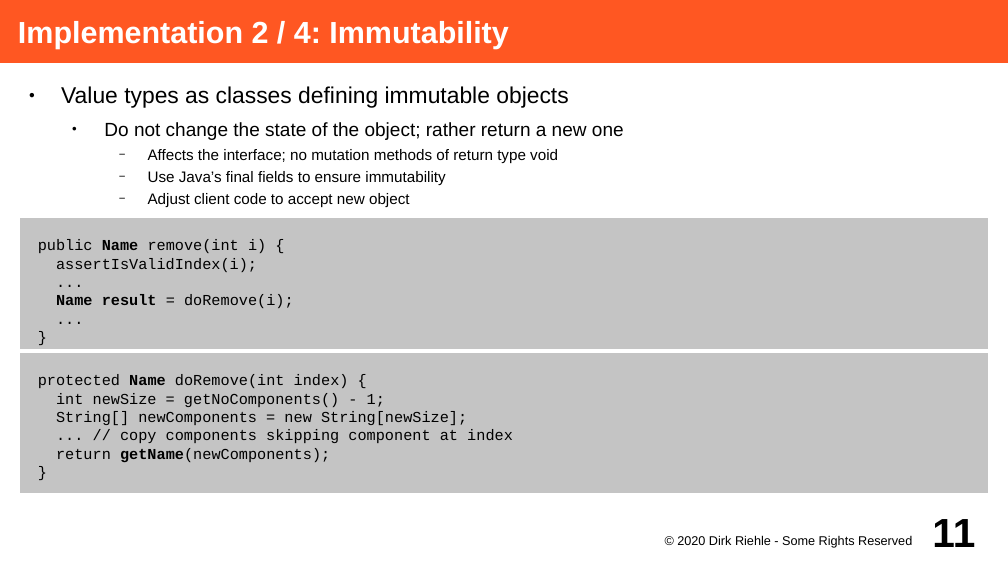
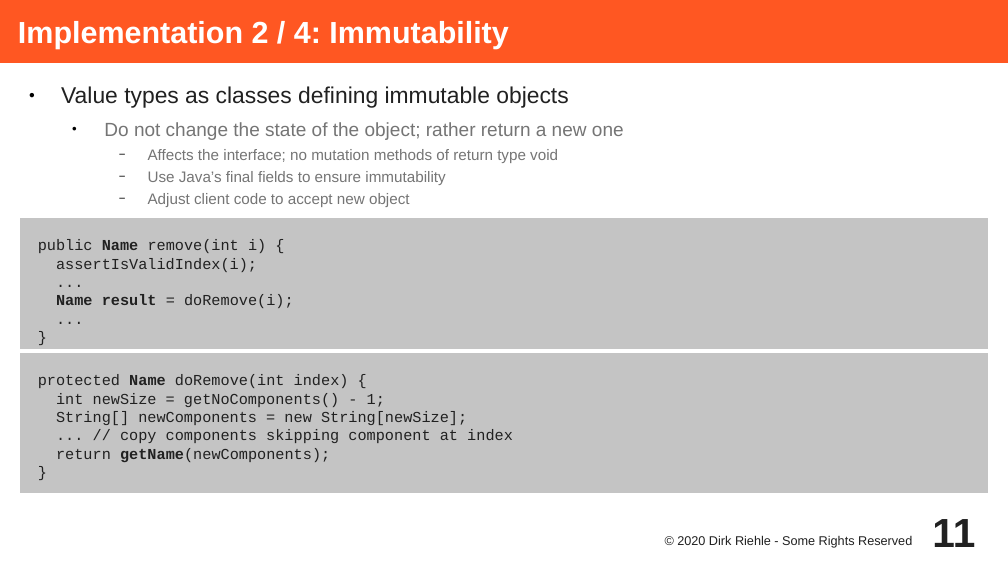
Before and after one commit to dirkriehle/adap-course, a slide deck: slide 11 of Lecture Slides/ADAP C07 - Value Objects.odp. Drawn at 1008x567 pixels with LibreOffice and Linux fonts; fonts in the diff are those of the drawing. Boxes give left, top, right and bottom in pixels: in the first picture for what was removed or moved away, otherwise in the second. Text is boxed around its words. In the diff, an @@ line names an element or a change of style, - is before the commit and + after.

Commit message:
Updated C07 to new style

```diff
--- a/Lecture Slides/ADAP C07 - Value Objects.odp
+++ b/Lecture Slides/ADAP C07 - Value Objects.odp
@@ text "Value types as classes defining ..." at <box>61,86,624,207</box>: text colour #000000 to #212121 in "Value types as classes defining immutable objects"; text colour #000000 to #757575 in "Do not change the state of the ...", "Affects the interface; no mutation methods of ...", "Use Java’s final fields to ensure immutability", "Adjust client code to accept new object" @@
@@ text colour #000000 to #212121 in 4 elements at <box>18,216,991,351</box>, <box>18,351,991,495</box>, <box>677,535,912,548</box>, <box>932,519,975,547</box> @@
```
Also in this commit, not shown: 32 other slides changed.
